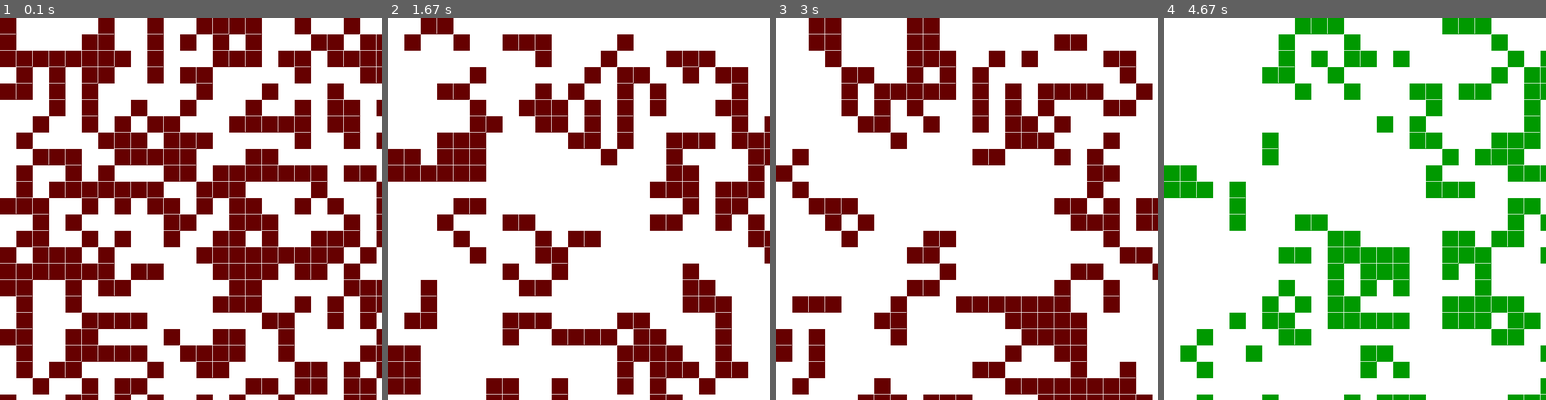
Above: before the commit, frames 1-4 (left to right).
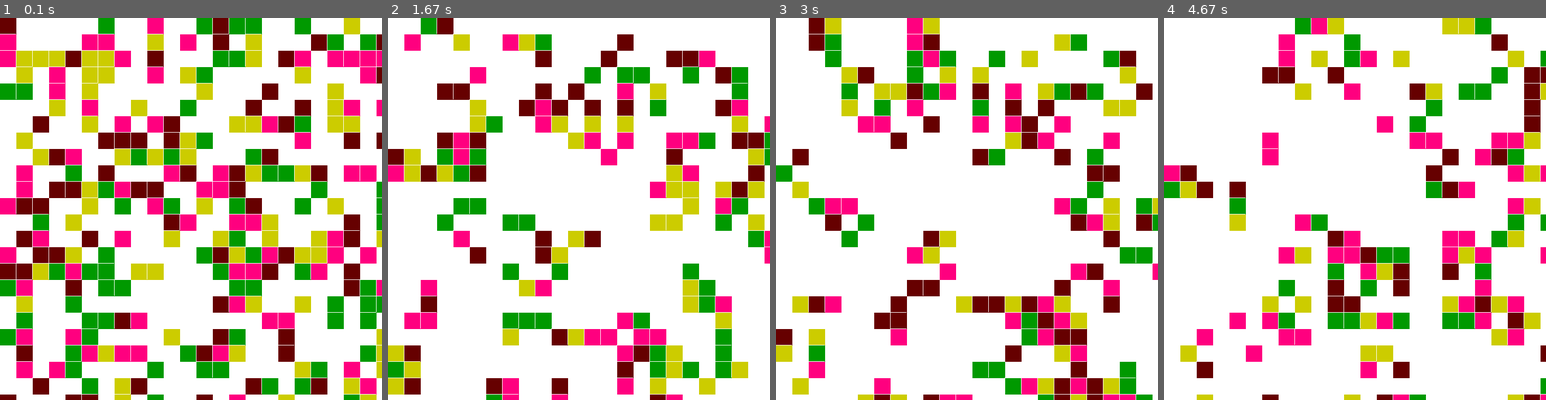
Above: after the commit, the same moments.

Repository: ravisha7feb/Game_of_Life
Game: pygame game, started from GOL/gol_pygame.py
Same seed, same stepped clock (60 frames per second), same inputs: the game is played once before the commit and once after it.
Inputs:
- Up to frame 1 (0.1 s): no input
- Up to frame 2 (1.67 s): no input
- Up to frame 3 (3 s): no input
- Up to frame 4 (4.67 s): no input

The runs differ from the first frame. In frame 1, 34% of the frame differs, in the area x 0-100%, y 0-100%; in frame 2, 20%; in frame 3, 18%; in frame 4, 18%.

Commit message:
Cells are not same, so changed colors

Diff:
--- a/GOL/gol_pygame.py
+++ b/GOL/gol_pygame.py
@@ -86,9 +86,10 @@
     user_choice = ''
     #while user_choice != 'x':
     while True:
-        color = random.choice(COLORS)
+        #color = random.choice(COLORS)
         for x in range(rows):
             for y in range(rows - 1):
+                color = random.choice(COLORS)
                 cell = this_gen[x][y]
                 cell_color = color if cell == 1 else WHITE
                 draw_square(x, y, cell_color)
